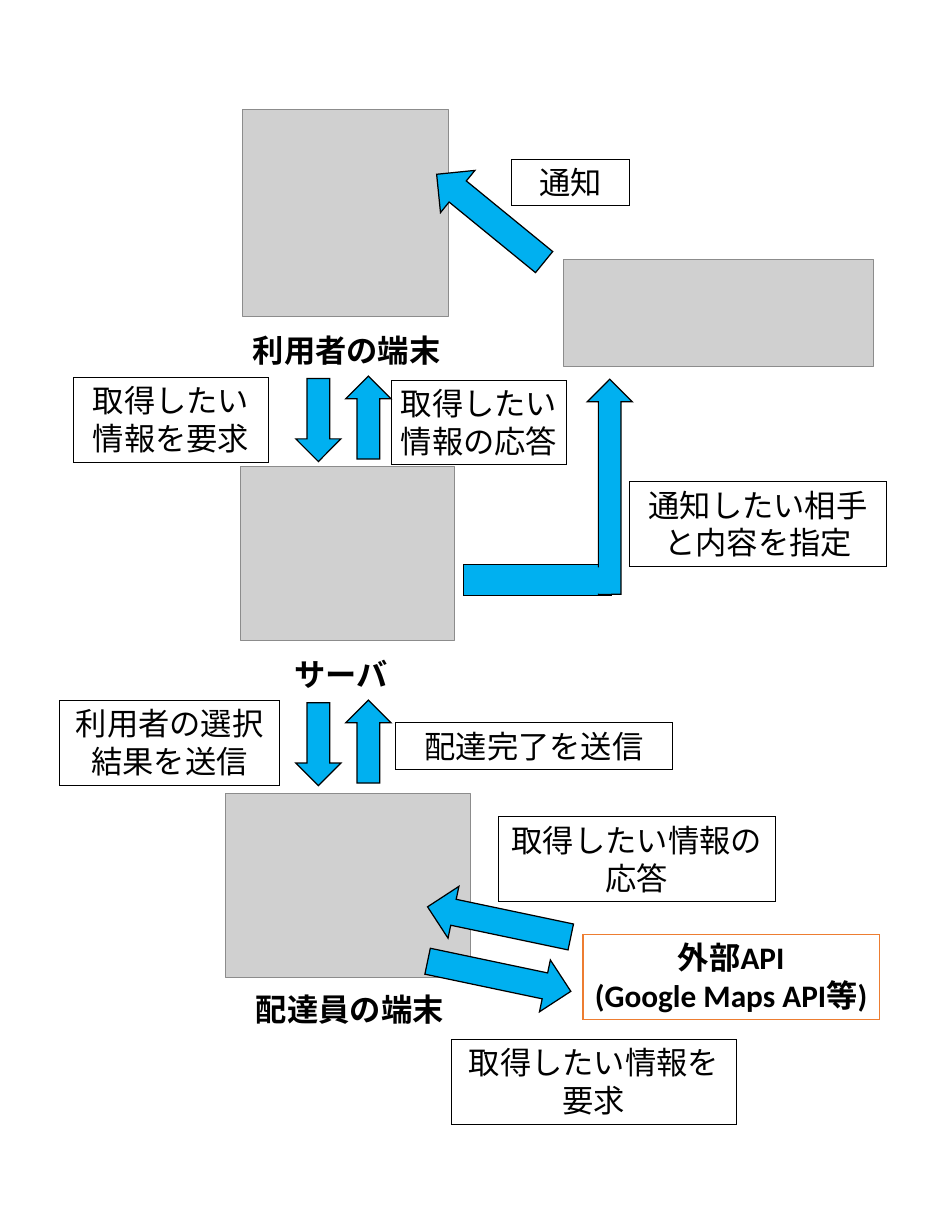
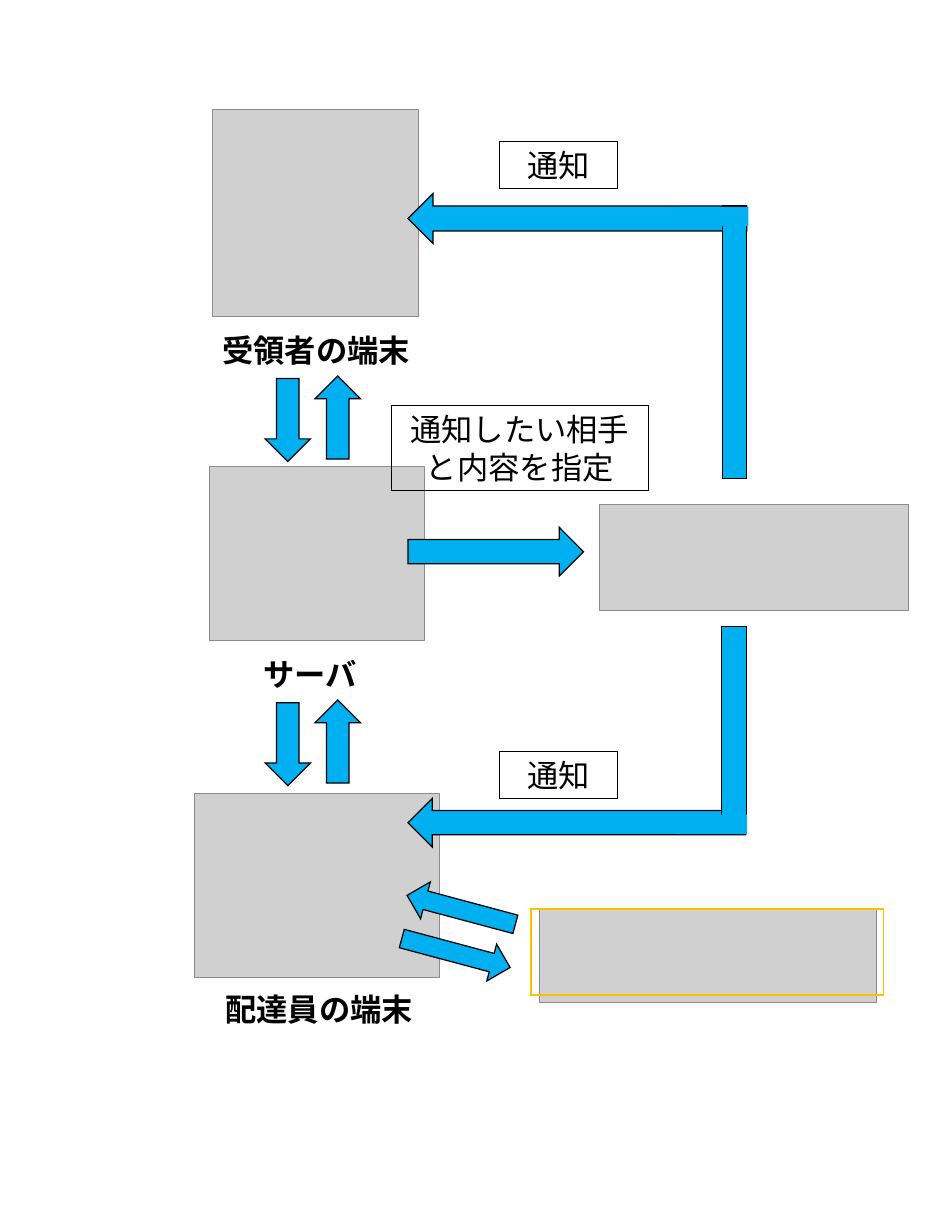
Before and after one commit to the96/onosystem-doc, a slide deck: slide 1 of poster/情報の流れ.pptx. Drawn at 950x1232 pixels with LibreOffice and Linux fonts; fonts in the diff are those of the drawing; grey boxes stand for pictures. Boxes give left, top, right and bottom in pixels: in the first picture for what was removed or moved away, otherwise in the second. Text is boxed around its words. In the diff, an @@ line names an element or a change of style, - is before the commit and + after.

```diff
--- a/poster/情報の流れ.pptx
+++ b/poster/情報の流れ.pptx
@@ rectangle "通知": place and size @@
-rectangle "通知" at <box>511,159,629,206</box>
+rectangle "通知" at <box>500,141,618,189</box>
@@ right arrow at <box>408,193,747,243</box>: rotation 219 to 180 degrees @@
@@ text at <box>222,335,410,365</box>: text changed @@
-利用者の端末
+受領者の端末
@@ rectangle "通知したい相手と内容を指定": place and size @@
-rectangle "通知したい相手と内容を指定" at <box>629,481,887,566</box>
+rectangle "通知したい相手と内容を指定" at <box>391,406,649,491</box>
@@ picture: place and size @@
-picture at <box>564,259,874,366</box>
+picture at <box>599,504,909,610</box>
@@ right arrow at <box>408,527,584,576</box>: rotation 90 to 180 degrees @@
@@ group removed at <box>59,377,879,1123</box>: 9 rectangles @@
-取得したい情報の応答
-取得したい情報を要求
-配達完了を送信
-利用者の選択結果を送信
-外部API
-(Google Maps API等)
-取得したい情報を要求
-取得したい情報の応答
@@ 4 right arrows, 3 pictures, 2 texts: place and size @@
-4 right arrows, 3 pictures, 2 texts at <box>225,110,470,1024</box>
+4 right arrows, 3 pictures, 2 texts at <box>195,110,440,1024</box>
@@ right arrow at <box>402,876,520,942</box>: rotation 11 to 15 degrees @@
@@ right arrow at <box>396,920,514,986</box>: rotation 11 to 15 degrees @@
@@ group added at <box>408,206,884,1003</box>: 6 rectangles, 1 picture, 1 right arrow @@
+通知
```
Also in this commit, not shown: 1 slide added, 1 slide removed.
